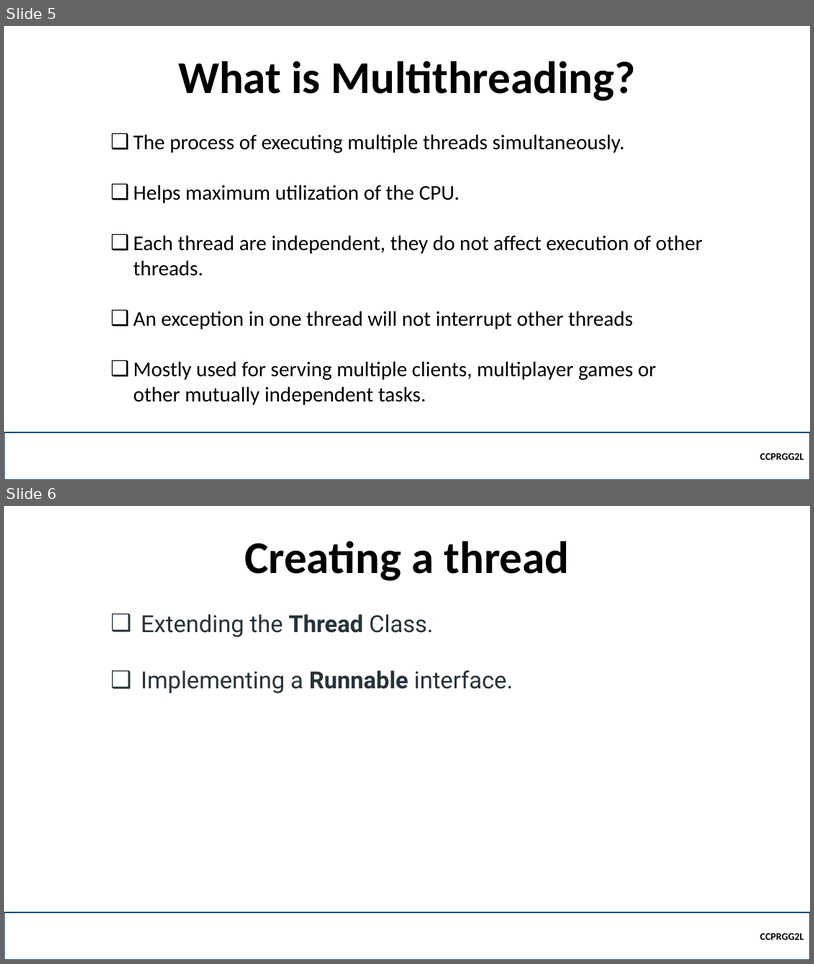
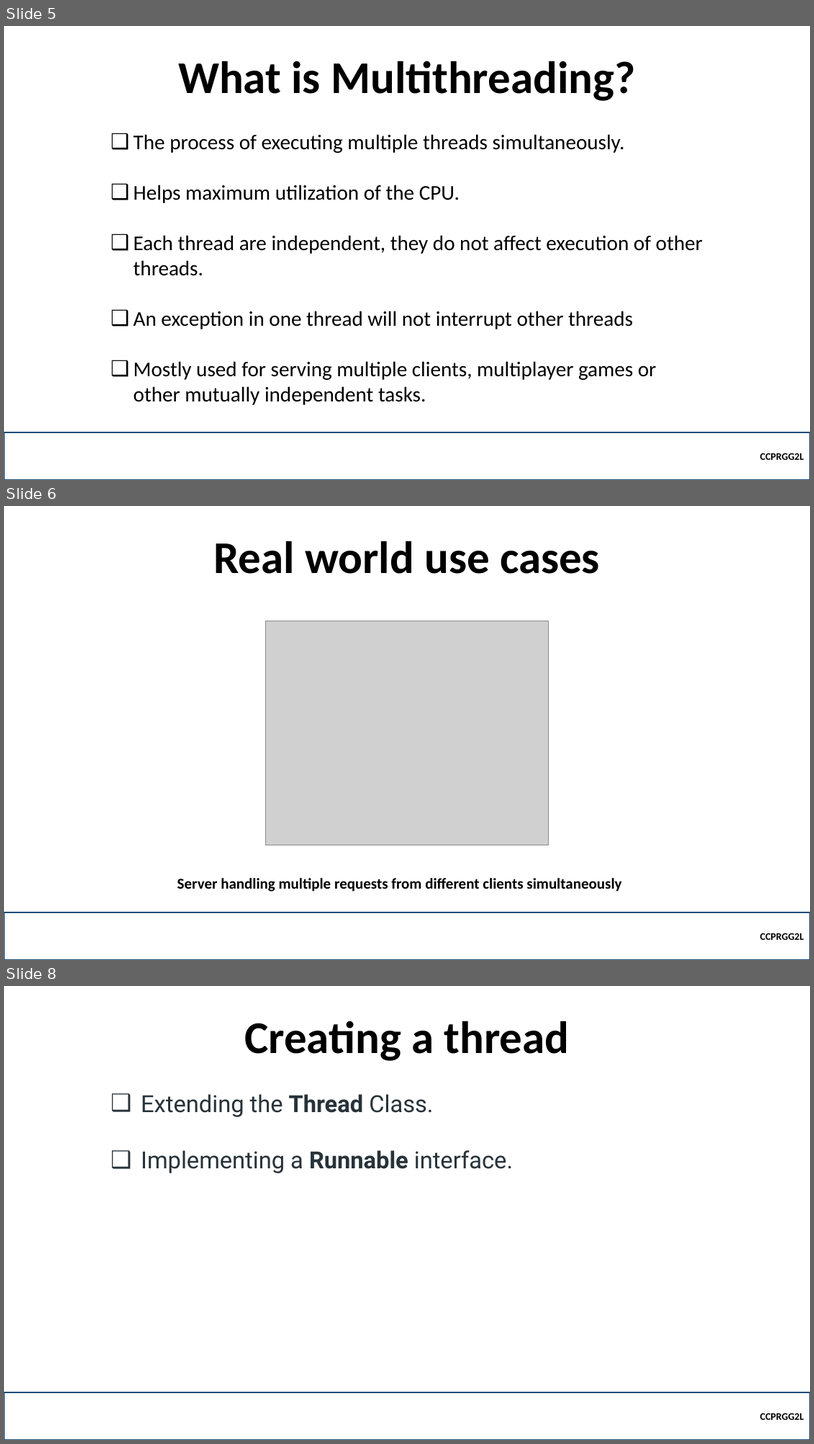
Before and after one commit to robitussin/CCPRGG2L, a slide deck: week_11/Threads.pptx. Shown one above the other, each under a label of ours: slides 5 and 6 before the commit, slides 5, 6 and 8 after it; the slides between them are not shown. The pictures are 814x964 and 814x1444 pixels, drawn with LibreOffice and Linux fonts; fonts in the diff are those of the drawing; grey boxes stand for pictures; background and template pictures are left out. Boxes give left, top, right and bottom in pixels: in the first picture for what was removed or moved away, otherwise in the second. Text is boxed around its words. In the diff, an @@ line names an element or a change of style, - is before the commit and + after.

Commit message:
Added use cases in presentation

```diff
--- a/week_11/Threads.pptx
+++ b/week_11/Threads.pptx
@@ slide 6 added at (4, 506, 810, 960), background picture (left out) @@
@@ title added at (214, 541, 600, 574), 54 pt, text #000000, bold @@
+Real world use cases
@@ picture added at (265, 621, 549, 845) @@
@@ text added at (178, 878, 622, 891), 18 pt, text #000000, bold @@
+Server handling multiple requests from different clients simultaneously
@@ rectangle added at (4, 912, 810, 960), outline #1F4E79 2.25 pt, 12 pt, text #000000, bold @@
+CCPRGG2L
@@ what was slide 6 is now slide 8 @@
```
Also in this commit, not shown: 1 other slide added.
